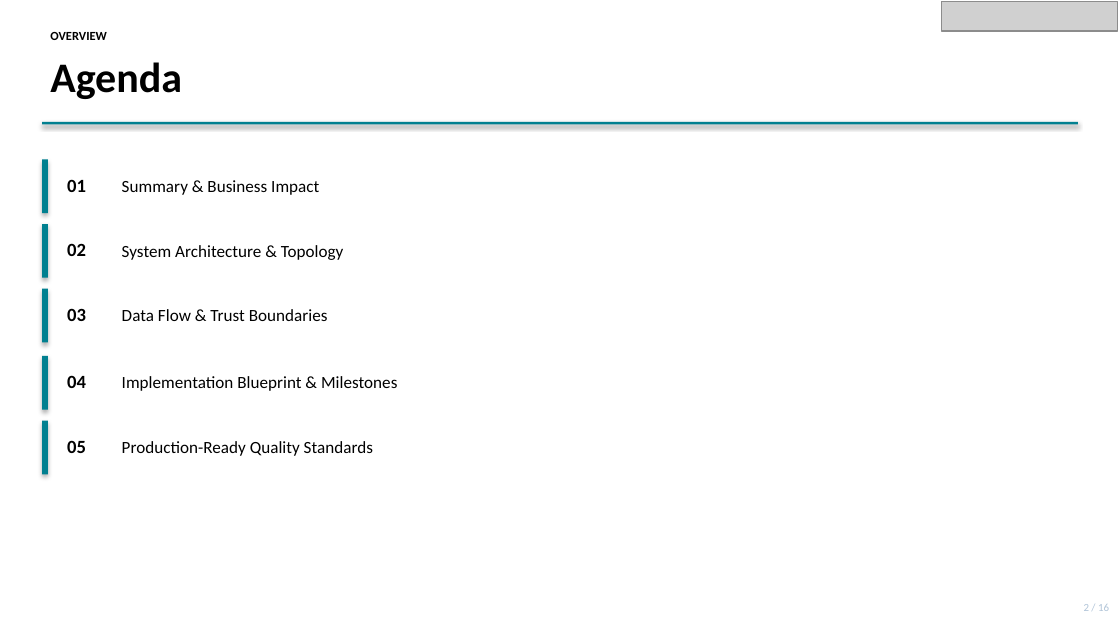
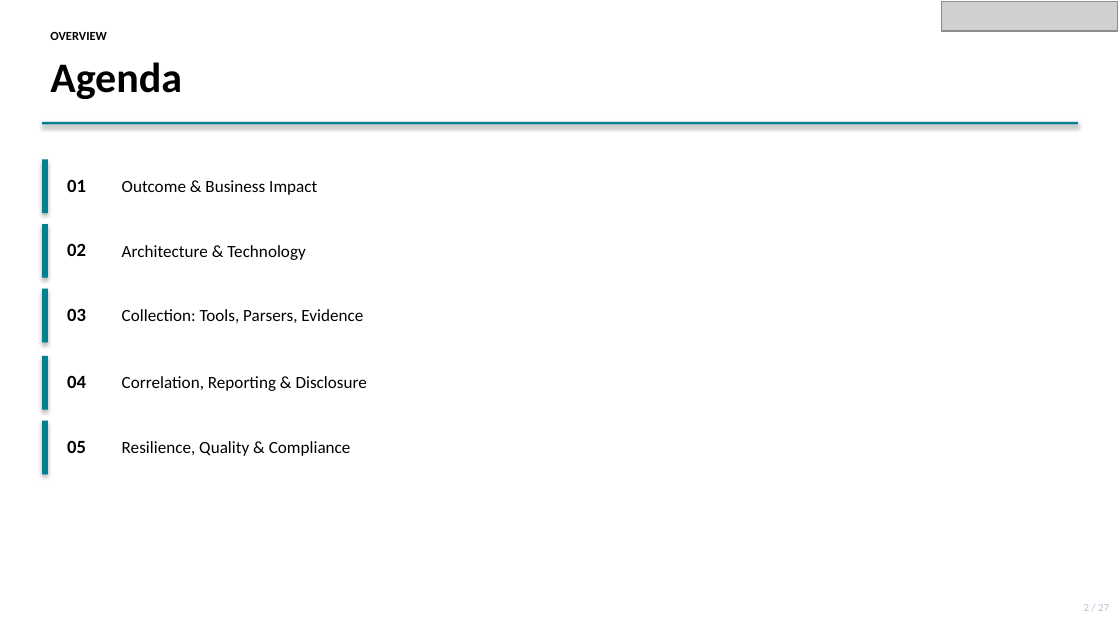
Before and after one commit to dhayarajas/gih, a slide deck: slide 2 of docs/Capstone.pptx. Drawn at 1120x630 pixels with LibreOffice and Linux fonts; fonts in the diff are those of the drawing; grey boxes stand for pictures. Boxes give left, top, right and bottom in pixels: in the first picture for what was removed or moved away, otherwise in the second. Text is boxed around its words. In the diff, an @@ line names an element or a change of style, - is before the commit and + after.

Commit message:
Present the system that exists, in the deck that pitched it

```diff
--- a/docs/Capstone.pptx
+++ b/docs/Capstone.pptx
@@ text at bbox=[122, 180, 317, 195]: text changed @@
-Summary & Business Impact
+Outcome & Business Impact
@@ text at bbox=[122, 245, 305, 260]: text changed @@
-System Architecture & Topology
+Architecture & Technology
@@ text at bbox=[122, 309, 363, 323]: text changed @@
-Data Flow & Trust Boundaries
+Collection: Tools, Parsers, Evidence
@@ text at bbox=[122, 376, 367, 391]: text changed @@
-Implementation Blueprint & Milestones
+Correlation, Reporting & Disclosure
@@ text at bbox=[122, 441, 351, 456]: text changed @@
-Production-Ready Quality Standards
+Resilience, Quality & Compliance
@@ text at bbox=[1084, 604, 1109, 611]: text changed @@
-2 / 16
+2 / 27
```
Also in this commit, not shown: 19 other slides changed, 7 slides added, 1 other file.
